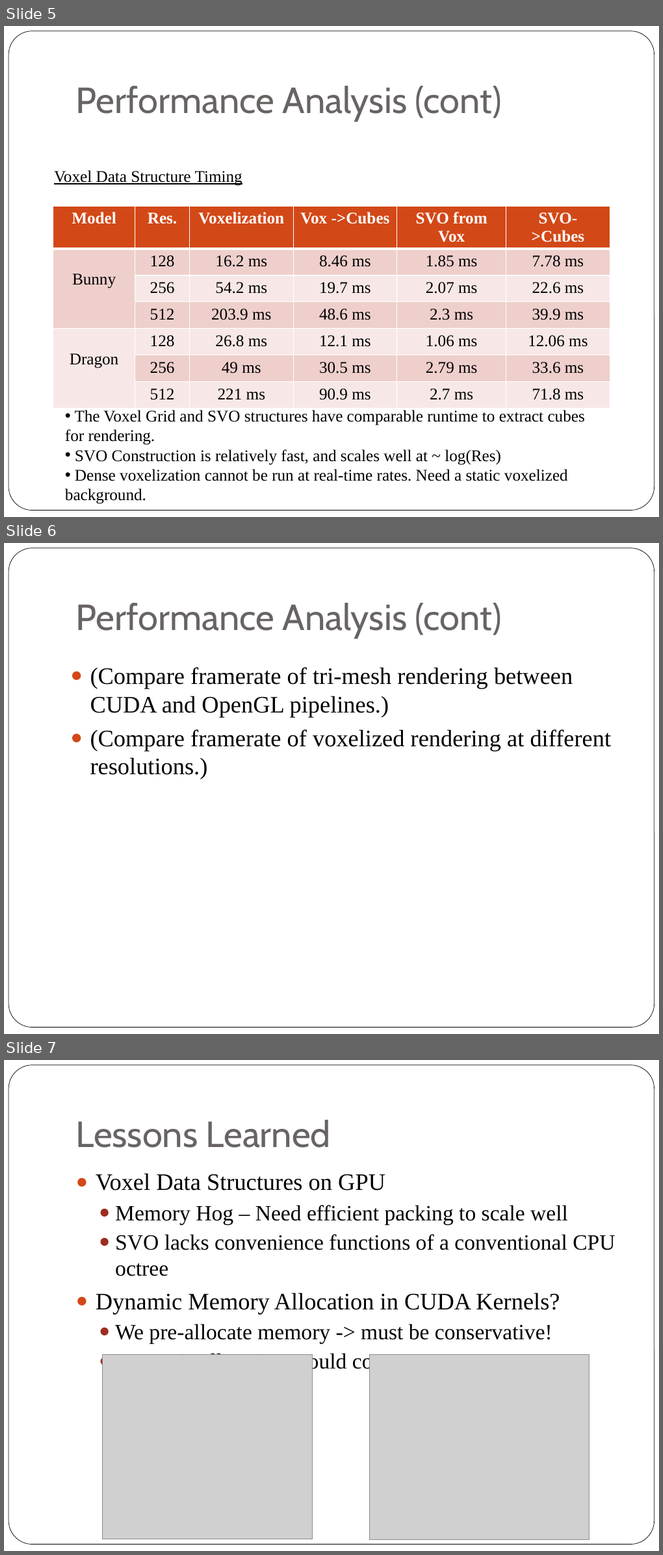
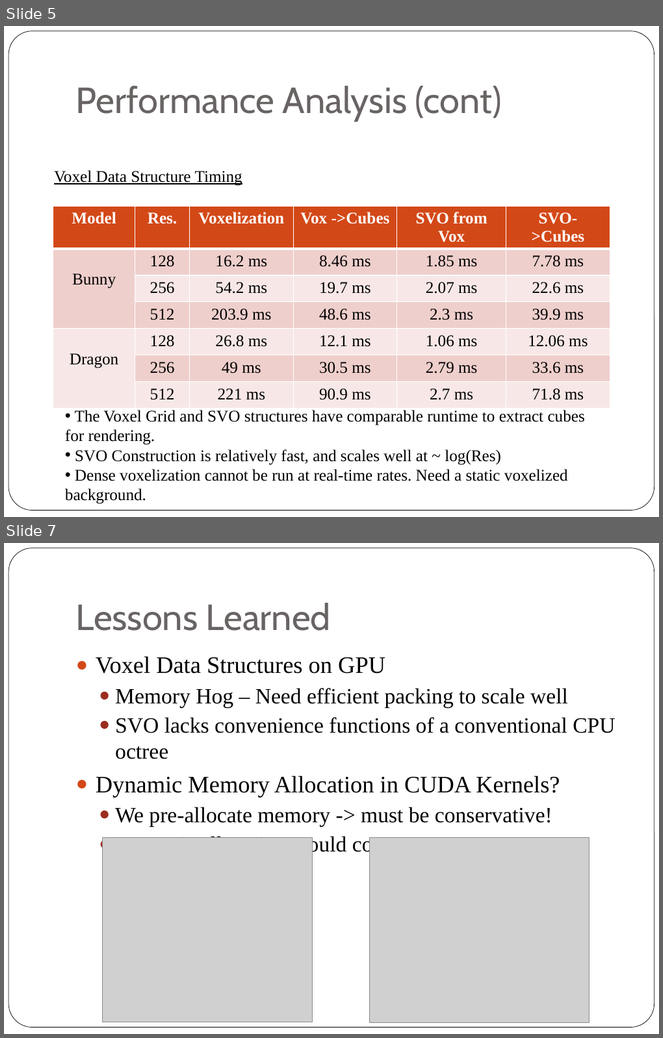
Before and after one commit to wang1262/Voxel-based-Rendering-, a slide deck: presentations/final.pptx. Shown one above the other, each under a label of ours: slides 5, 6 and 7 before the commit, slides 5 and 7 after it; the slides between them are not shown. The pictures are 663x1555 and 663x1038 pixels, drawn with LibreOffice and Linux fonts; fonts in the diff are those of the drawing; grey boxes stand for pictures. Boxes give left, top, right and bottom in pixels: in the first picture for what was removed or moved away, otherwise in the second. Text is boxed around its words. In the diff, an @@ line names an element or a change of style, - is before the commit and + after.

```diff
--- a/presentations/final.pptx
+++ b/presentations/final.pptx
@@ slide 6 removed at bbox=[4, 543, 659, 1034], background #FFFFFF; not listed: 1 template element that a slide beside it also shows @@
@@ title removed at bbox=[76, 603, 502, 639] @@
-Performance Analysis (cont)
@@ text removed at bbox=[90, 667, 612, 779] @@
-● (Compare framerate of tri-mesh rendering between CUDA and OpenGL pipelines.)
-● (Compare framerate of voxelized rendering at different resolutions.)
```
Also in this commit, not shown: 1 slide added, 2 other files.
